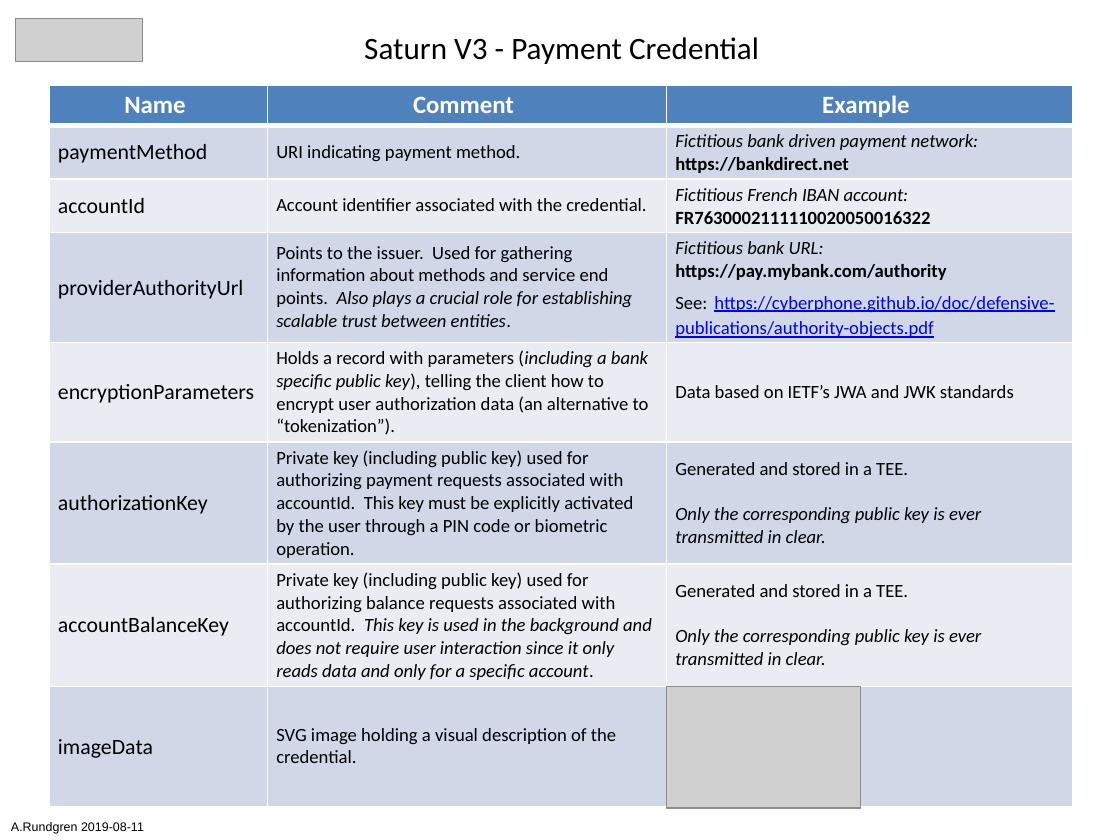
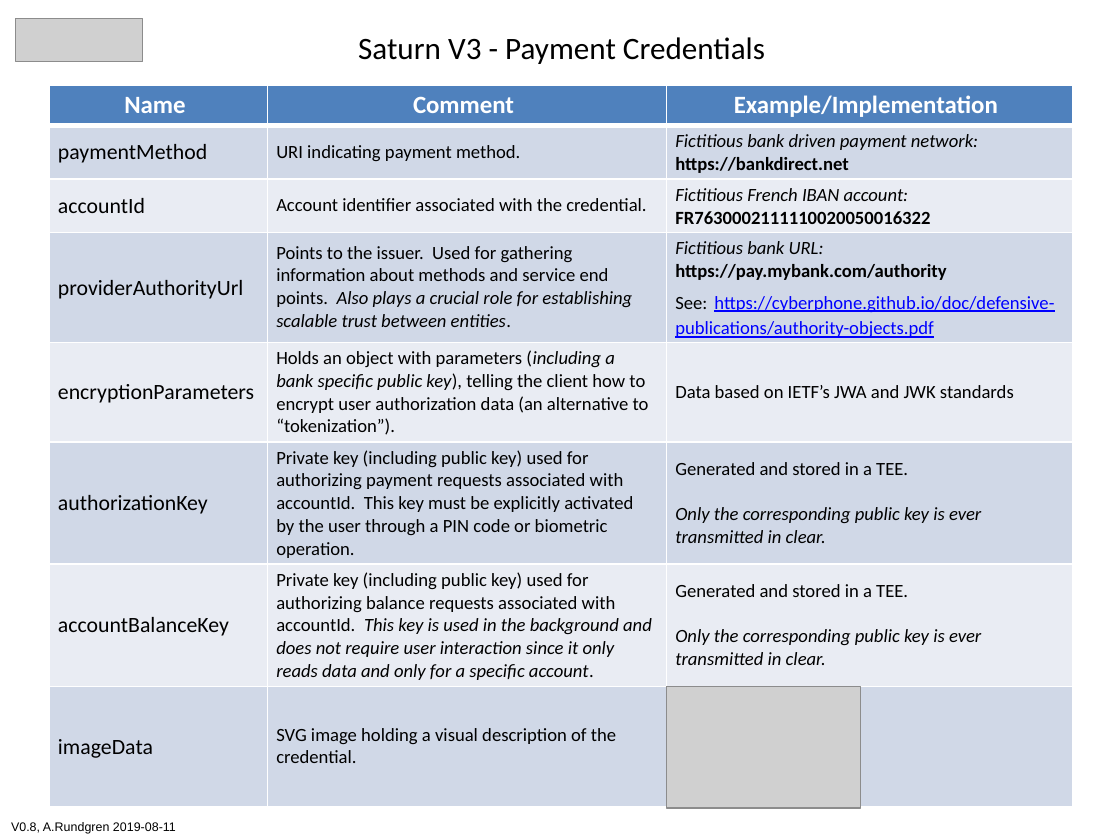
Before and after one commit to cyberphone/doc, a slide deck: slide 1 of saturn/saturn-payment-credential.pptx. Drawn at 1120x840 pixels with LibreOffice and Linux fonts; fonts in the diff are those of the drawing; grey boxes stand for pictures. Boxes give left, top, right and bottom in pixels: in the first picture for what was removed or moved away, otherwise in the second. Text is boxed around its words. In the diff, an @@ line names an element or a change of style, - is before the commit and + after.

```diff
--- a/saturn/saturn-payment-credential.pptx
+++ b/saturn/saturn-payment-credential.pptx
@@ text at box(358, 37, 765, 64): text changed @@
-Saturn V3 - Payment Credential
+Saturn V3 - Payment Credentials
@@ table at box(49, 85, 1072, 806) @@
-row 1, column 3: Example
+row 1, column 3: Example/Implementation
-row 5, column 2: Holds a record with parameters (including a bank specific public key), telling the client how to encrypt user authorization data (an alternative to / “tokenization”).
+row 5, column 2: Holds an object with parameters (including a bank specific public key), telling the client how to encrypt user authorization data (an alternative to / “tokenization”).
@@ text at box(11, 822, 176, 834): text changed @@
-A.Rundgren 2019-08-11
+V0.8, A.Rundgren 2019-08-11
```
Also in this commit, not shown: 1 other file.
